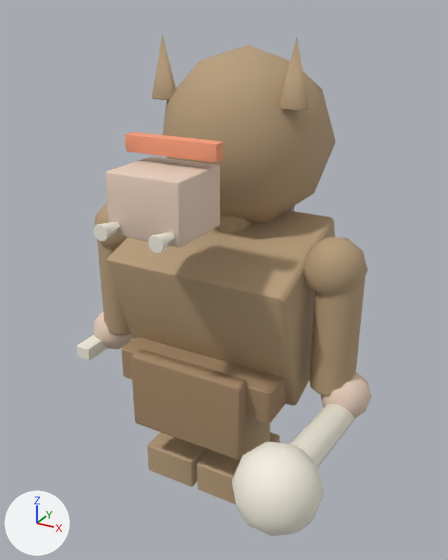
Renders of the glTF model adalides/assets/models/salvaje.glb from each side of a commit.
Before and after are seen from a camera (50 mm lens) standing at (0.965, -1.718, 1.636) and looking at (0.047, -0.048, 0.802). The axes (+X, +Y, +Z) are drawn at lower left. The lights are the same throughout. The older version comes first. Vertices at exactly the same position are counted once.

Names of what the first picture shows: 'salvaje'.
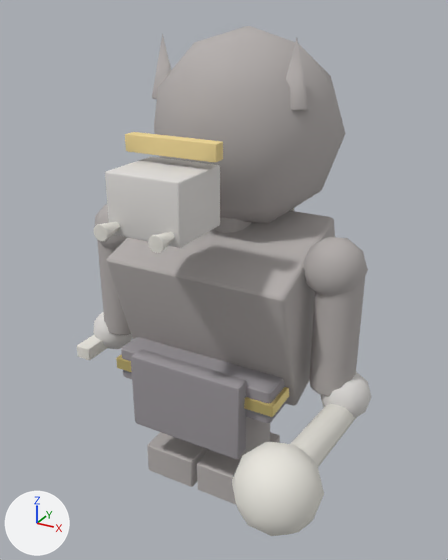
Where the change shows, as pixel boxes (x1, y1, x2, y2) in the pictures (448 x 560 px):
'salvaje', recoloured, reshaped (brown to grey)
    before: (77, 34, 371, 536)
    after: (77, 26, 371, 536)
part 1 of me_cylinder_139, added
    after: (116, 354, 289, 417)
part 2 of me_cylinder_139, built on
    before: (123, 45, 336, 394)
    after: (77, 26, 345, 459)
part 3 of me_cylinder_139, added
    after: (148, 432, 280, 505)

What changed in the scene script:
```text
Change mat_ch_fur:
    mat_ch_fur.base_color: (0.48, 0.34, 0.2) -> (0.46, 0.43, 0.42)  # beige #b89e7c -> grey #b5afad
Change mat_ch_leather:
    mat_ch_leather.base_color: (0.38, 0.25, 0.14) -> (0.33, 0.31, 0.33)  # brown #a68969 -> grey #9b979b
Change mat_ch_accent:
    mat_ch_accent.base_color: (0.95, 0.35, 0.2) -> (0.86, 0.68, 0.3)  # orange #f9a07c -> yellow #efd795
Add mat_ch_gold:
    mat_ch_gold = principled_material('CH_gold')
    mat_ch_gold.base_color = (0.92, 0.76, 0.3)  # yellow #f6e295
    mat_ch_gold.metallic = 0.7
    mat_ch_gold.roughness = 0.35
Change me_cylinder_139:
    used by ob_salvaje; location = (0.0, 0.0, 0.0)
    remove me_cylinder_139.from_pydata(...)  # 1465 vertices, 2814 faces; spans x -0.56..0.59, y -0.67..0.5, z 0.0..1.56
    add me_cylinder_139.from_pydata(...)  # 2229 vertices, 4334 faces; spans x -0.56..0.59, y -0.67..0.53, z 0.0..1.58
    me_cylinder_139 part 1: a new loose piece of 96 vertices spanning x -0.31..0.31, y -0.21..0.21, z 0.44..0.48, in mat_ch_gold (yellow #f6e295)
    me_cylinder_139 part 2: 11 vertices moved within x -0.32..0.29, y -0.19..0.36, z 0.4..0.91; 41 vertices removed from x -0.29..0.29, y -0.1..0.5, z 0.97..1.53; 497 vertices added at x -0.54..0.53, y -0.49..0.53, z 0.26..1.58
    me_cylinder_139 part 3: 104 vertices added at x -0.21..0.21, y -0.19..0.11, z 0.0..0.12
    other edits to the shape of me_cylinder_139 do not show in these pictures
    add me_cylinder_139.materials.append(mat_ch_gold)  # yellow #f6e295
```
